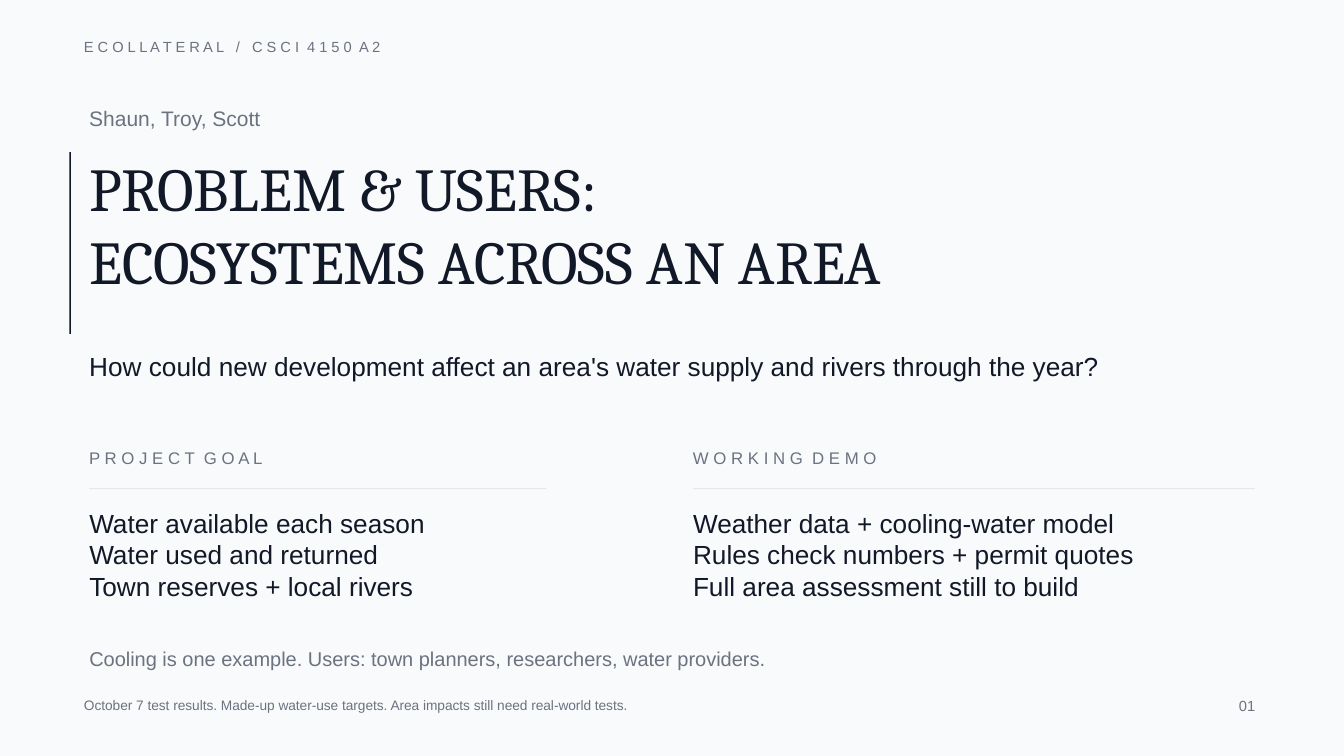
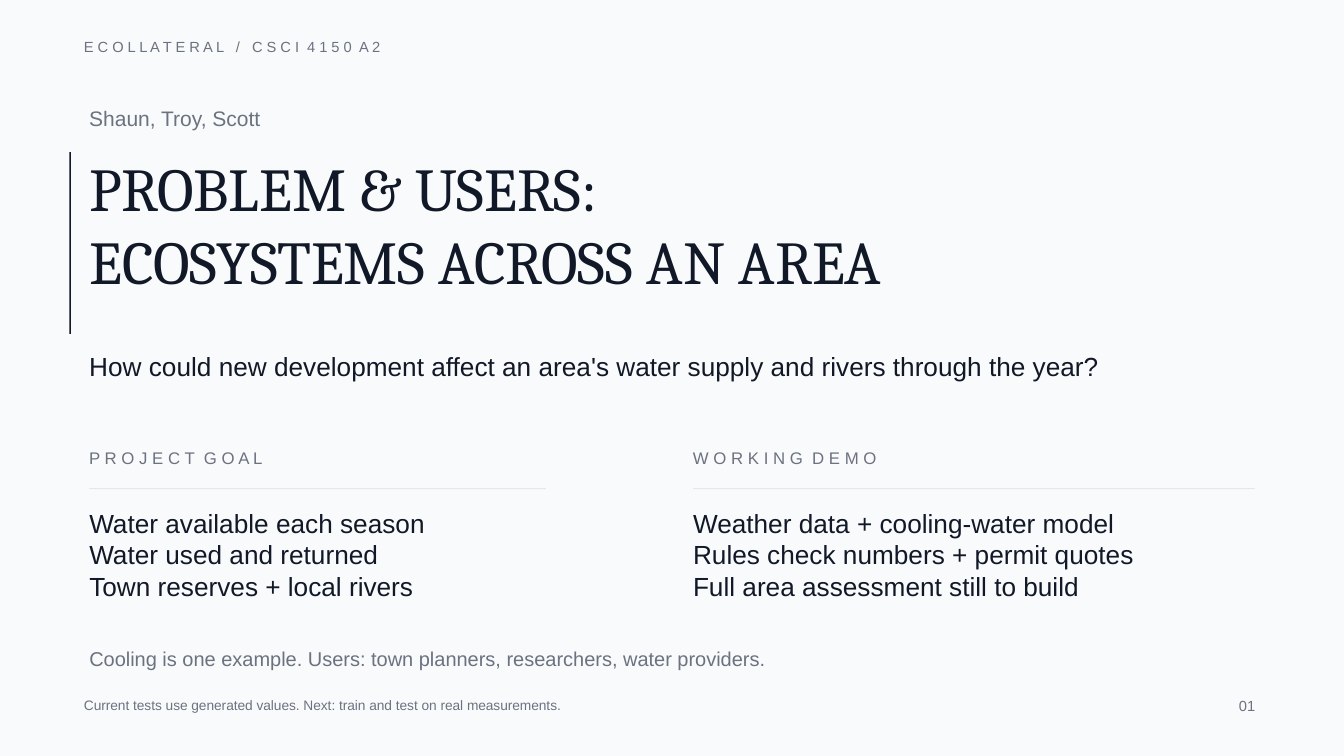
Before and after one commit to ScottLiu12/ECOllateral, a slide deck: slide 1 of docs/a2/review-slides-simplified.pptx. Drawn at 1344x756 pixels with LibreOffice and Linux fonts; fonts in the diff are those of the drawing. Boxes give left, top, right and bottom in pixels: in the first picture for what was removed or moved away, otherwise in the second. Text is boxed around its words. In the diff, an @@ line names an element or a change of style, - is before the commit and + after.

```diff
--- a/docs/a2/review-slides-simplified.pptx
+++ b/docs/a2/review-slides-simplified.pptx
@@ text at (84,700,561,713): text changed @@
-October 7 test results. Made-up water-use targets. Area impacts still need real-world tests.
+Current tests use generated values. Next: train and test on real measurements.
```
Also in this commit, not shown: 2 other slides changed, 13 other files.
